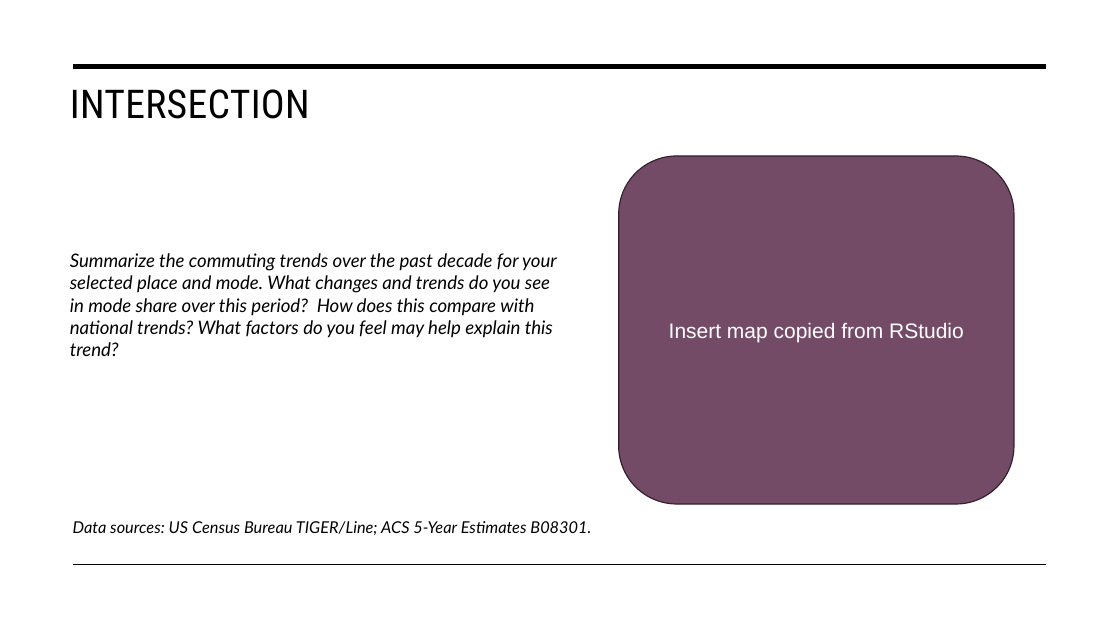
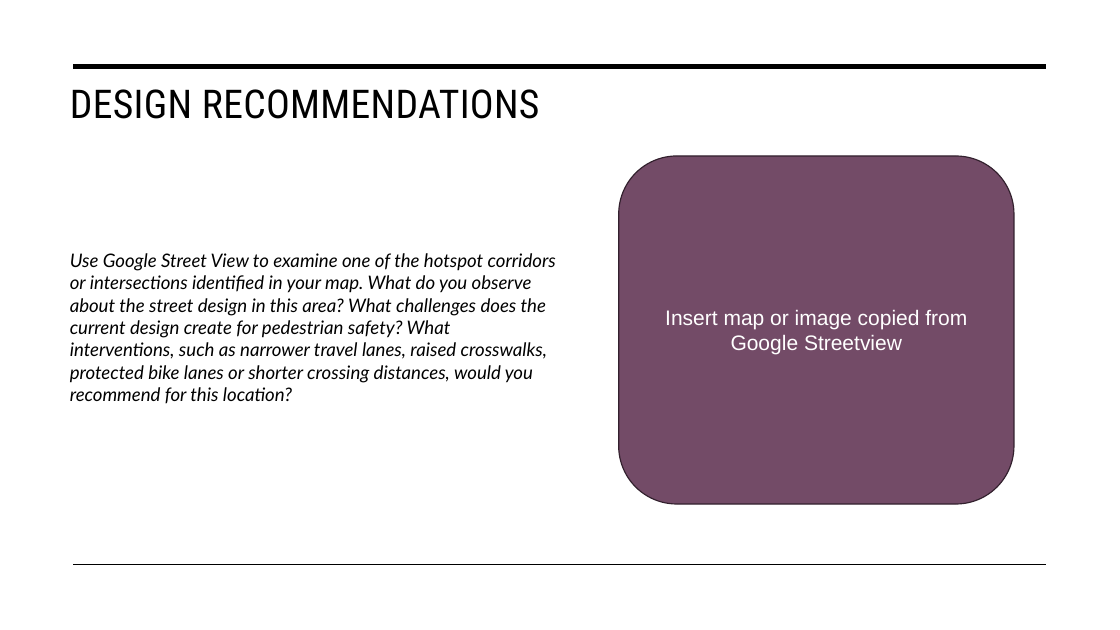
Before and after one commit to justenvirons/pedagogy, a slide deck: slide 5 of 2027/GEO330_Fall_Quarter/exercises/Exercise_01/scripts/slides/Exercise01_Template.pptx. Drawn at 1120x630 pixels with LibreOffice and Linux fonts; fonts in the diff are those of the drawing. Boxes give left, top, right and bottom in pixels: in the first picture for what was removed or moved away, otherwise in the second. Text is boxed around its words. In the diff, an @@ line names an element or a change of style, - is before the commit and + after.

```diff
--- a/2027/GEO330_Fall_Quarter/exercises/Exercise_01/scripts/slides/Exercise01_Template.pptx
+++ b/2027/GEO330_Fall_Quarter/exercises/Exercise_01/scripts/slides/Exercise01_Template.pptx
@@ title at (x1=70, y1=89, x2=540, y2=119): text changed @@
-INTERSECTION
+DESIGN RECOMMENDATIONS
@@ text at (x1=70, y1=253, x2=556, y2=404): text changed @@
-Summarize the commuting trends over the past decade for your selected place and mode. What changes and trends do you see in mode share over this period? How does this compare with national trends? What factors do you feel may help explain this trend?
+Use Google Street View to examine one of the hotspot corridors or intersections identified in your map. What do you observe about the street design in this area? What challenges does the current design create for pedestrian safety? What interventions, such as narrower travel lanes, raised crosswalks, protected bike lanes or shorter crossing distances, would you recommend for this location?
@@ text in rounded rectangle at (x1=665, y1=310, x2=967, y2=355): text changed @@
-Insert map copied from RStudio
+Insert map or image copied from Google Streetview
@@ text removed at (x1=73, y1=521, x2=591, y2=535) @@
-Data sources: US Census Bureau TIGER/Line; ACS 5-Year Estimates B08301.
```
Also in this commit, not shown: 4 other slides changed, 7 other files.
